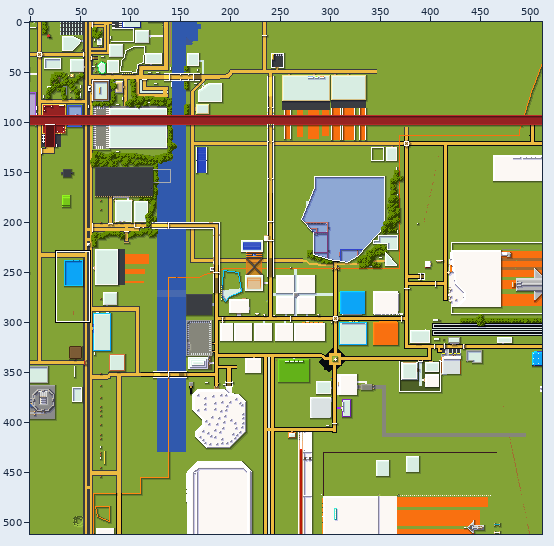
Sprite sheet, stored at tiles/0,0.png. Above, an overview of the earlier version with the close-up marked.
Close-up. Before the commit:
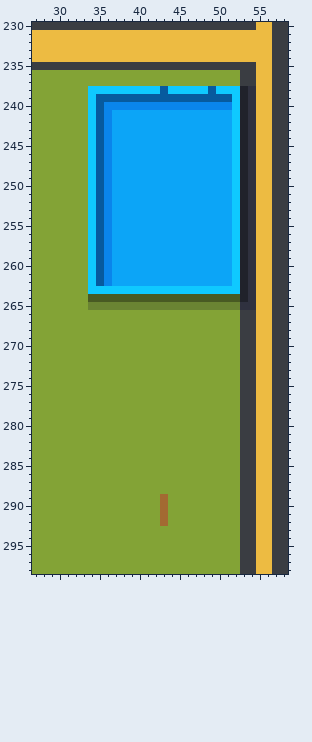
The file is 512x512 pixels. Colours within 5 levels of each other are drawn and written as one. Shown: x 27..58, y 230..298. The commit also changed other parts of the picture, which this record leaves out.
Once edited:
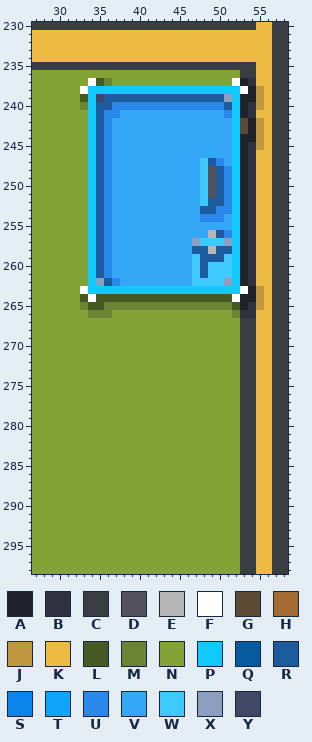
Palette (. is transparent): A #20222b  B #2f313f  C #3a3d42  D #52515c  E #b6b6b6  F #ffffff  G #5d4b36  H #a36a32  J #bf973f  K #edbb42  L #485a23  M #6a8433  N #83a336  P #0fc9ff  Q #075a9e  R #1c5b9e  S #0a85eb  T #0ca5f7  U #2a88eb  V #34a8f7  W #3fcaff  X #8d9ebe  Y #404866
What changed:
@@ x 27..58 @@
 236 NNNNNNNNNNNNNNNNNNNNNNNNNNCCKKCC
-237 NNNNNNNNNNNNNNNNNNNNNNNNNNCCKKCC
-238 NNNNNNNPPPPPPPPPQPPPPPQPPPABKKCC
-239 NNNNNNNPQQQQQQQQQQQQQQQQQPABKKCC
-240 NNNNNNNPQSSSSSSSSSSSSSSSSPABKKCC
-241 NNNNNNNPQSTTTTTTTTTTTTTTTPABKKCC
-242 NNNNNNNPQSTTTTTTTTTTTTTTTPABKKCC
-243 NNNNNNNPQSTTTTTTTTTTTTTTTPABKKCC
-244 NNNNNNNPQSTTTTTTTTTTTTTTTPABKKCC
-245 NNNNNNNPQSTTTTTTTTTTTTTTTPABKKCC
-246 NNNNNNNPQSTTTTTTTTTTTTTTTPABKKCC
-247 NNNNNNNPQSTTTTTTTTTTTTTTTPABKKCC
-248 NNNNNNNPQSTTTTTTTTTTTTTTTPABKKCC
-249 NNNNNNNPQSTTTTTTTTTTTTTTTPABKKCC
-250 NNNNNNNPQSTTTTTTTTTTTTTTTPABKKCC
-251 NNNNNNNPQSTTTTTTTTTTTTTTTPABKKCC
-252 NNNNNNNPQSTTTTTTTTTTTTTTTPABKKCC
-253 NNNNNNNPQSTTTTTTTTTTTTTTTPABKKCC
-254 NNNNNNNPQSTTTTTTTTTTTTTTTPABKKCC
-255 NNNNNNNPQSTTTTTTTTTTTTTTTPABKKCC
-256 NNNNNNNPQSTTTTTTTTTTTTTTTPABKKCC
-257 NNNNNNNPQSTTTTTTTTTTTTTTTPABKKCC
-258 NNNNNNNPQSTTTTTTTTTTTTTTTPABKKCC
-259 NNNNNNNPQSTTTTTTTTTTTTTTTPABKKCC
-260 NNNNNNNPQSTTTTTTTTTTTTTTTPABKKCC
-261 NNNNNNNPQSTTTTTTTTTTTTTTTPABKKCC
-262 NNNNNNNPQSTTTTTTTTTTTTTTTPABKKCC
-263 NNNNNNNPPPPPPPPPPPPPPPPPPPABKKCC
-264 NNNNNNNLLLLLLLLLLLLLLLLLLLABKKCC
-265 NNNNNNNMMMMMMMMMMMMMMMMMMMBBKKCC
-266 NNNNNNNNNNNNNNNNNNNNNNNNNNCCKKCC
+237 NNNNNNNFLMNNNNNNNNNNNNNNNFABKKCC
+238 NNNNNNFPPPPPPPPPPPPPPPPPPPFAJKCC
+239 NNNNNNLPYRRRRRRRRRRRRRRRXPAAJKCC
+240 NNNNNNMPRRUUUUUUUUUUUUUURPABJKCC
+241 NNNNNNNPRUUVVVVVVVVVVVVVUPABKKCC
+242 NNNNNNNPRUVVVVVVVVVVVVVVVPGAJKCC
+243 NNNNNNNPRUVVVVVVVVVVVVVVVPGAJKCC
+244 NNNNNNNPRUVVVVVVVVVVVVVVVPAAJKCC
+245 NNNNNNNPRUVVVVVVVVVVVVVVVPABJKCC
+246 NNNNNNNPRUVVVVVVVVVVVVVVVPABKKCC
+247 NNNNNNNPRUVVVVVVVVVVVWRUVPABKKCC
+248 NNNNNNNPRUVVVVVVVVVVVWDRUPABKKCC
+249 NNNNNNNPRUVVVVVVVVVVVWDRUPABKKCC
+250 NNNNNNNPRUVVVVVVVVVVVWDRUPABKKCC
+251 NNNNNNNPRUVVVVVVVVVVVWDRUPABKKCC
+252 NNNNNNNPRUVVVVVVVVVVVWRRUPABKKCC
+253 NNNNNNNPRUVVVVVVVVVVVRRUUPABKKCC
+254 NNNNNNNPRUVVVVVVVVVVVUUUVPABKKCC
+255 NNNNNNNPRUVVVVVVVVVVVVVVVPABKKCC
+256 NNNNNNNPRUVVVVVVVVVVVVERUPABKKCC
+257 NNNNNNNPRUVVVVVVVVVVXWWWXPABKKCC
+258 NNNNNNNPRUVVVVVVVVVVRRERRPABKKCC
+259 NNNNNNNPRUVVVVVVVVVVWRRRWPABKKCC
+260 NNNNNNNPRUVVVVVVVVVVWRWWWPABKKCC
+261 NNNNNNNPRUVVVVVVVVVVWRWWWPABKKCC
+262 NNNNNNNPXRUVVVVVVVVVWWWWXPABKKCC
+263 NNNNNNFPPPPPPPPPPPPPPPPPPPFAJKCC
+264 NNNNNNLFLLLLLLLLLLLLLLLLLFAAJKCC
+265 NNNNNNMLLMMMMMMMMMMMMMMMMLABJKCC
+266 NNNNNNNMMMNNNNNNNNNNNNNNNMBBKKCC
 267 NNNNNNNNNNNNNNNNNNNNNNNNNNCCKKCC
@@ x 41..45 @@
 288 NNNNN
-289 NNHNN
-290 NNHNN
-291 NNHNN
-292 NNHNN
+289 NNNNN
+290 NNNNN
+291 NNNNN
+292 NNNNN
 293 NNNNN
Where, in picture pixels (left, top, right, bottom), the same in both close-ups:
changed: (80, 78, 264, 318)
changed: (160, 494, 168, 526)
